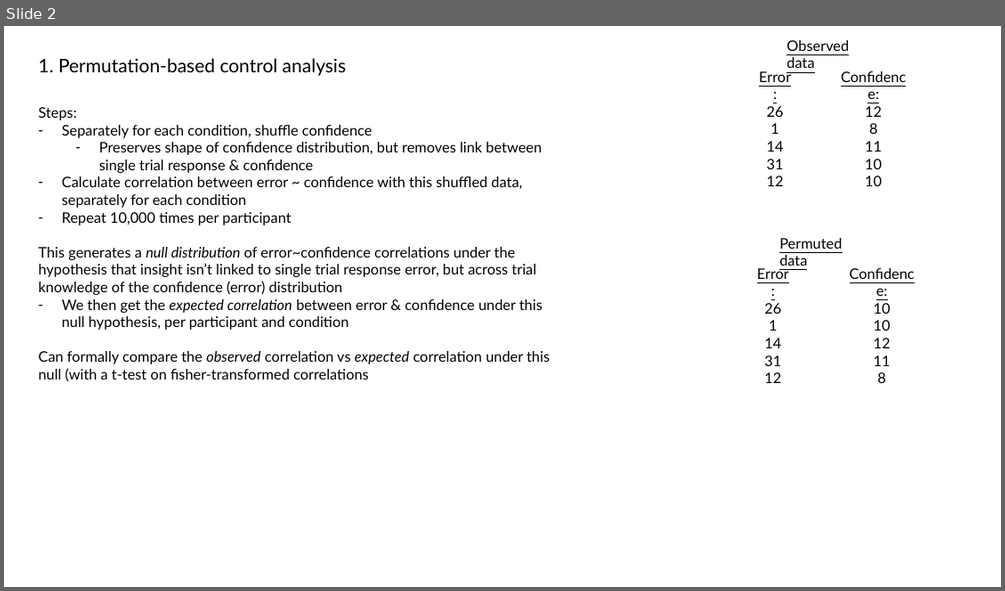
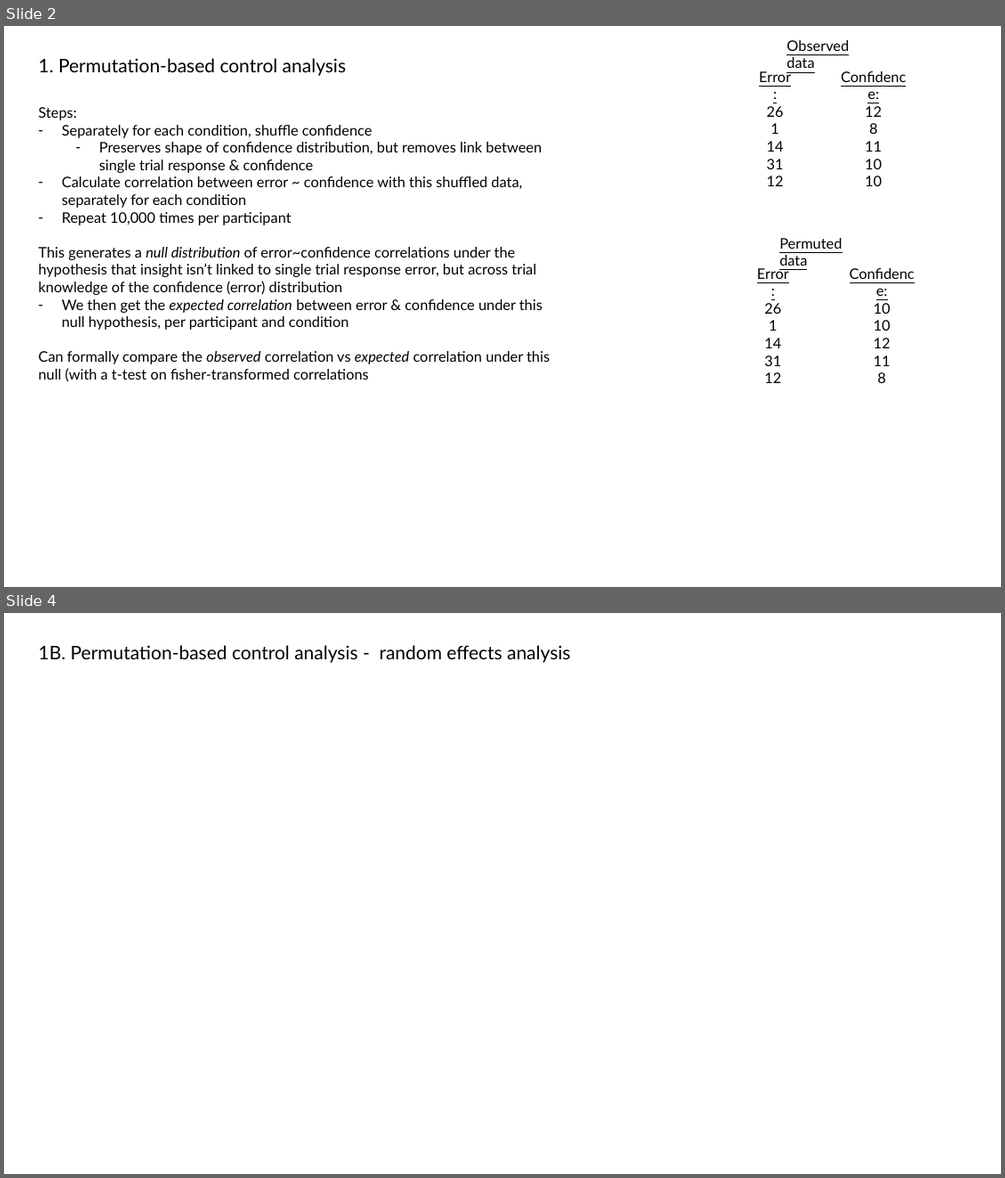
Before and after one commit to schekroud/wmConfidence_Behaviour, a slide deck: KiaMeeting_October2023pptx.pptx. Shown one above the other, each under a label of ours: slide 2 before the commit, slides 2 and 4 after it; the slides between them are not shown. The pictures are 1005x591 and 1005x1178 pixels, drawn with LibreOffice and Linux fonts; fonts in the diff are those of the drawing. Boxes give left, top, right and bottom in pixels: in the first picture for what was removed or moved away, otherwise in the second. Text is boxed around its words. In the diff, an @@ line names an element or a change of style, - is before the commit and + after.

Commit message:
update with new folder structure and figures for control analyses

```diff
--- a/KiaMeeting_October2023pptx.pptx
+++ b/KiaMeeting_October2023pptx.pptx
@@ slide 4 added at (4, 613, 1001, 1174), background #FFFFFF @@
@@ text added at (39, 645, 570, 663), 18 pt, text #000000 @@
+1B. Permutation-based control analysis - random effects analysis
```
Also in this commit, not shown: 2 slides changed, 4 other slides added, 24 other files.
